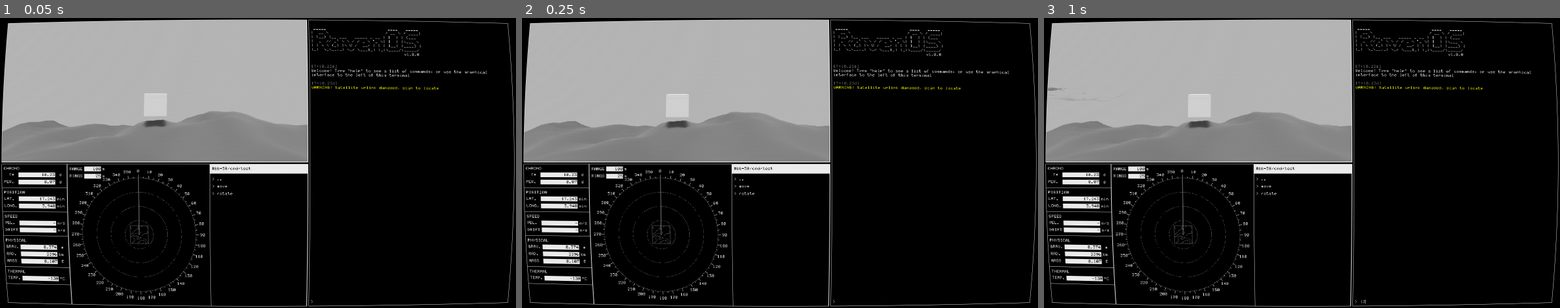
Above: before the commit, frames 1-3 (left to right).
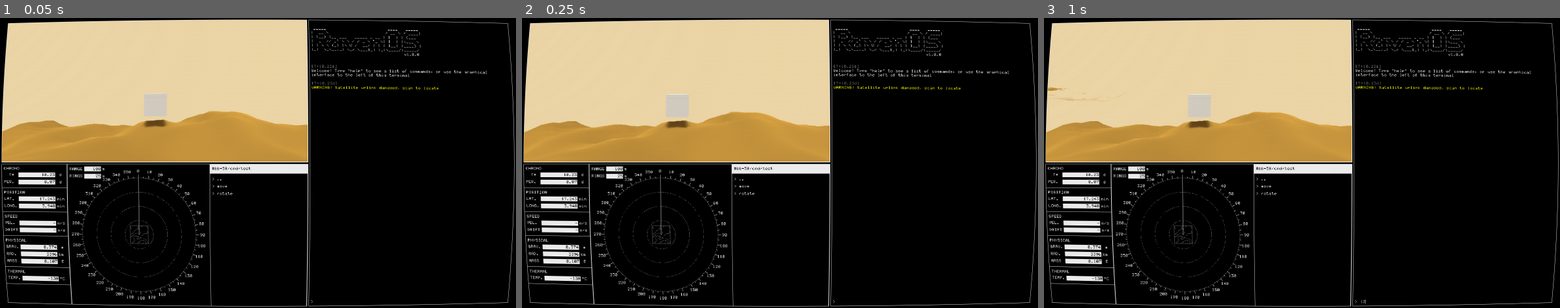
Above: after the commit, the same moments.

Repository: ogilliland/space-rover-game
Game: Godot game, scene res://scenes/main.tscn
Same seed, same stepped clock (60 frames per second), same inputs: the game is played once before the commit and once after it.
Inputs (mouse positions are in pixels of both pictures, inside the frame that each line leads up to):
- Up to frame 1 (0.05 s): no input
- Up to frame 2 (0.25 s): no input
- Up to frame 3 (1 s): click (1456, 302) at 0.52 s; type "12" at 0.6 s

The runs differ from the first frame. In frame 1, 28% of the frame differs, in the area x 0-60%, y 0-50%; in frame 2, 28%; in frame 3, 28%.

Commit message:
Update planet colors

Diff:
--- a/scenes/world/planet.tscn
+++ b/scenes/world/planet.tscn
@@ -5,11 +5,11 @@
 
 [sub_resource type="Environment" id=1]
 background_mode = 1
-background_color = Color( 0.768627, 0.768627, 0.768627, 1 )
-ambient_light_color = Color( 1, 1, 1, 1 )
+background_color = Color( 1, 0.901961, 0.701961, 1 )
+ambient_light_color = Color( 1, 0.901961, 0.701961, 1 )
 ambient_light_energy = 0.25
 fog_enabled = true
-fog_color = Color( 0.768627, 0.768627, 0.768627, 1 )
+fog_color = Color( 1, 0.901961, 0.701961, 1 )
 fog_depth_begin = 150.0
 fog_depth_end = 200.0
 
@@ -27,6 +27,7 @@
 [node name="Terrain" type="Spatial" parent="."]
 script = ExtResource( 2 )
 rover_path = NodePath("../Rover")
+base_color = Color( 0.752941, 0.568627, 0.215686, 1 )
 
 [node name="Rover" parent="." instance=ExtResource( 1 )]
 
--- a/scripts/world/chunk.gd
+++ b/scripts/world/chunk.gd
@@ -8,15 +8,17 @@
 var chunk_z : int
 var chunk_size : int
 var texture_size : int
+var base_color : Color
 var remove : bool = true
 var noise : OpenSimplexNoise
 
-func _init(x, z, chunk_size, texture_size, noise):
+func _init(x, z, chunk_size, texture_size, base_color, noise):
 	self.chunk_x = x
 	self.chunk_z = z
-	self.noise = noise
 	self.chunk_size = chunk_size
 	self.texture_size = texture_size
+	self.base_color = base_color
+	self.noise = noise
 
 func _ready() -> void:
 	var ground_texture = generate_texture()
@@ -35,7 +37,7 @@
 	var image_data = Image.new()
 
 	image_data.create(texture_size, texture_size, false, Image.FORMAT_RGB8)
-	image_data.fill(Color(0.5, 0.5, 0.5))
+	image_data.fill(base_color)
 	image_data.lock()
 
 #	for x in range(texture_size):
--- a/scripts/world/terrain.gd
+++ b/scripts/world/terrain.gd
@@ -2,6 +2,7 @@
 extends Spatial
 
 export var rover_path : NodePath
+export var base_color : Color
 
 var texture_size : int = 32 # pixels
 var chunk_size : int = 32 # meters
@@ -41,7 +42,7 @@
 	var x = arr[1]
 	var z = arr[2]
 
-	var chunk = TerrainChunk.new(x, z, chunk_size, texture_size, noise)
+	var chunk = TerrainChunk.new(x, z, chunk_size, texture_size, base_color, noise)
 	call_deferred("load_done", chunk, thread)
 
 func load_done(chunk, thread):
